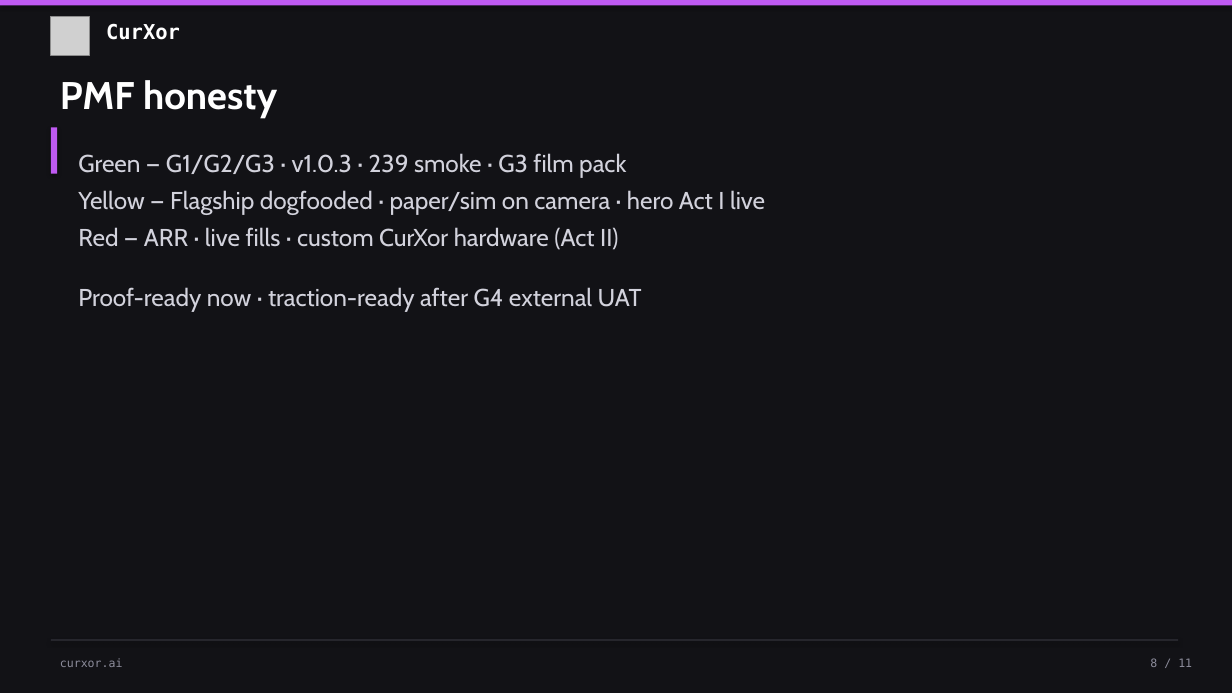
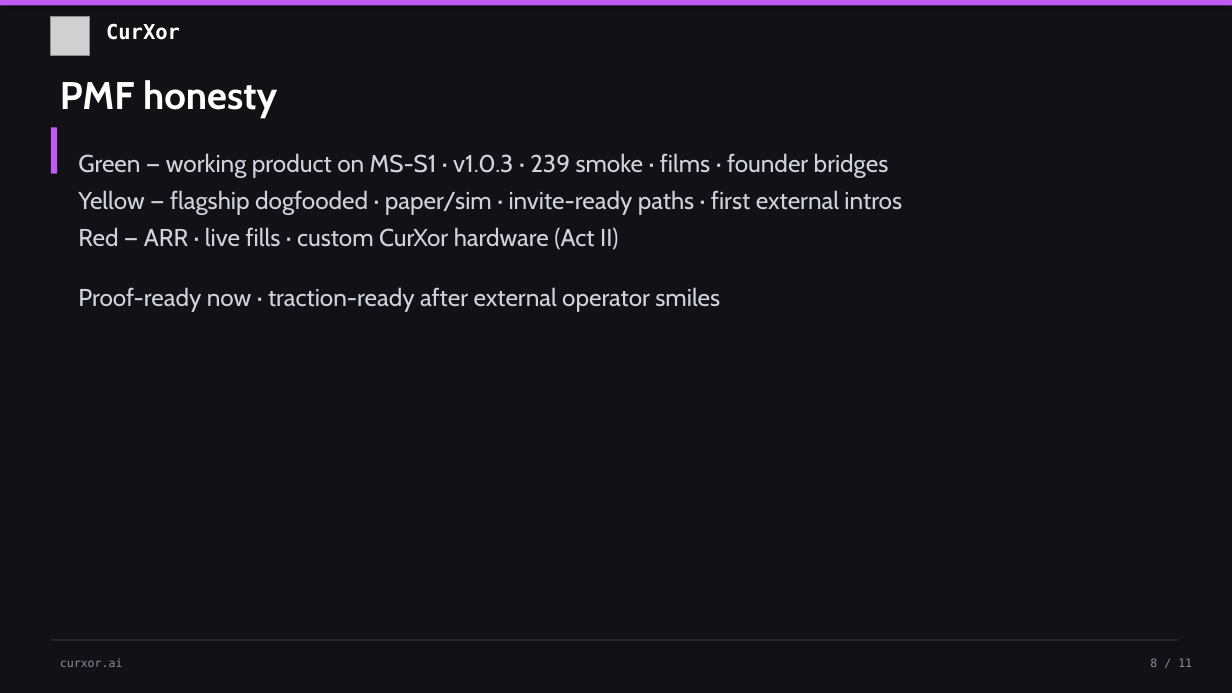
Before and after one commit to ankurmisra1982/curxor-storefront, a slide deck: slide 8 of docs/CurXor-Pitch-Deck-Speaker-Notes.pptx. Drawn at 1232x693 pixels with LibreOffice and Linux fonts; fonts in the diff are those of the drawing; grey boxes stand for pictures. Boxes give left, top, right and bottom in pixels: in the first picture for what was removed or moved away, otherwise in the second. Text is boxed around its words. In the diff, an @@ line names an element or a change of style, - is before the commit and + after.

```diff
--- a/docs/CurXor-Pitch-Deck-Speaker-Notes.pptx
+++ b/docs/CurXor-Pitch-Deck-Speaker-Notes.pptx
@@ text at bbox=[78, 153, 902, 215]: text changed @@
-Green — G1/G2/G3 · v1.0.3 · 239 smoke · G3 film pack
-Yellow — Flagship dogfooded · paper/sim on camera · hero Act I live
+Green — working product on MS-S1 · v1.0.3 · 239 smoke · films · founder bridges
+Yellow — flagship dogfooded · paper/sim · invite-ready paths · first external intros
@@ text at bbox=[78, 287, 720, 312]: text changed @@
-Proof-ready now · traction-ready after G4 external UAT
+Proof-ready now · traction-ready after external operator smiles
```
Also in this commit, not shown: 4 other slides changed, 3 other files.
